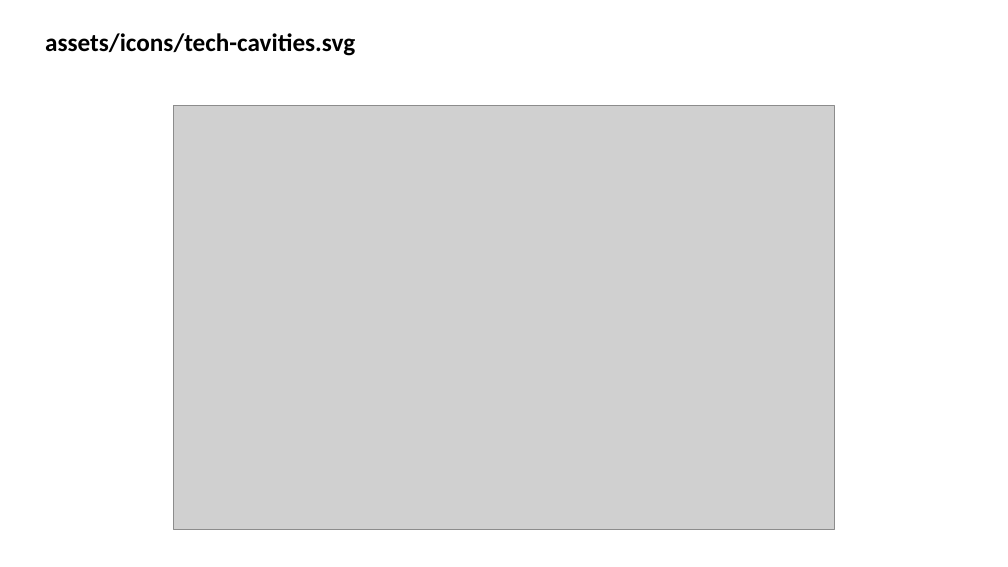
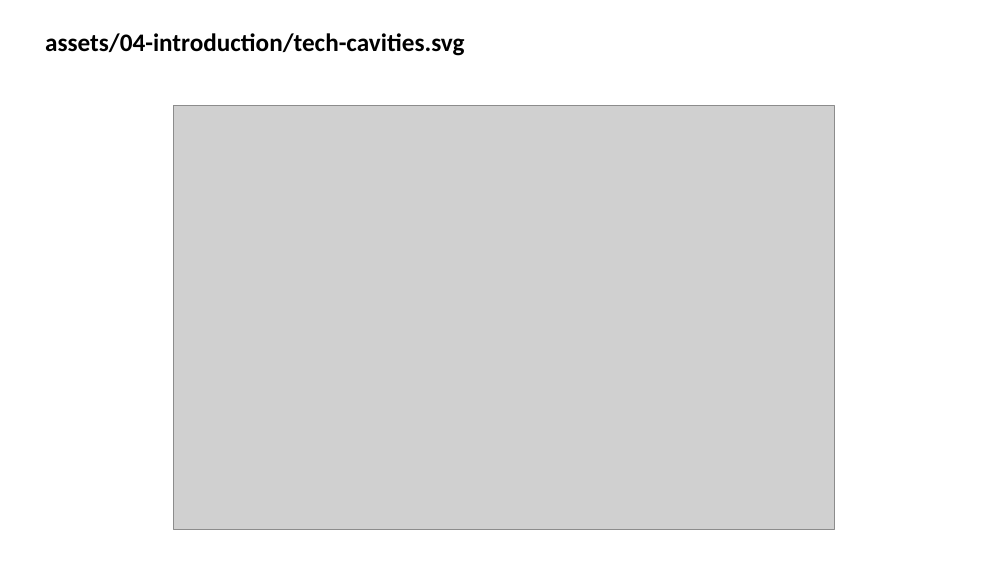
Before and after one commit to wdumontaud/slides_PUCPR, a slide deck: slide 5 of assets/illustrations.pptx. Drawn at 1008x567 pixels with LibreOffice and Linux fonts; fonts in the diff are those of the drawing; grey boxes stand for pictures. Boxes give left, top, right and bottom in pixels: in the first picture for what was removed or moved away, otherwise in the second. Text is boxed around its words. In the diff, an @@ line names an element or a change of style, - is before the commit and + after.

```diff
--- a/assets/illustrations.pptx
+++ b/assets/illustrations.pptx
@@ text at (x1=45, y1=33, x2=464, y2=56): text changed @@
-assets/icons/tech-cavities.svg
+assets/04-introduction/tech-cavities.svg
```
Also in this commit, not shown: 10 other slides changed, 1 other file.
